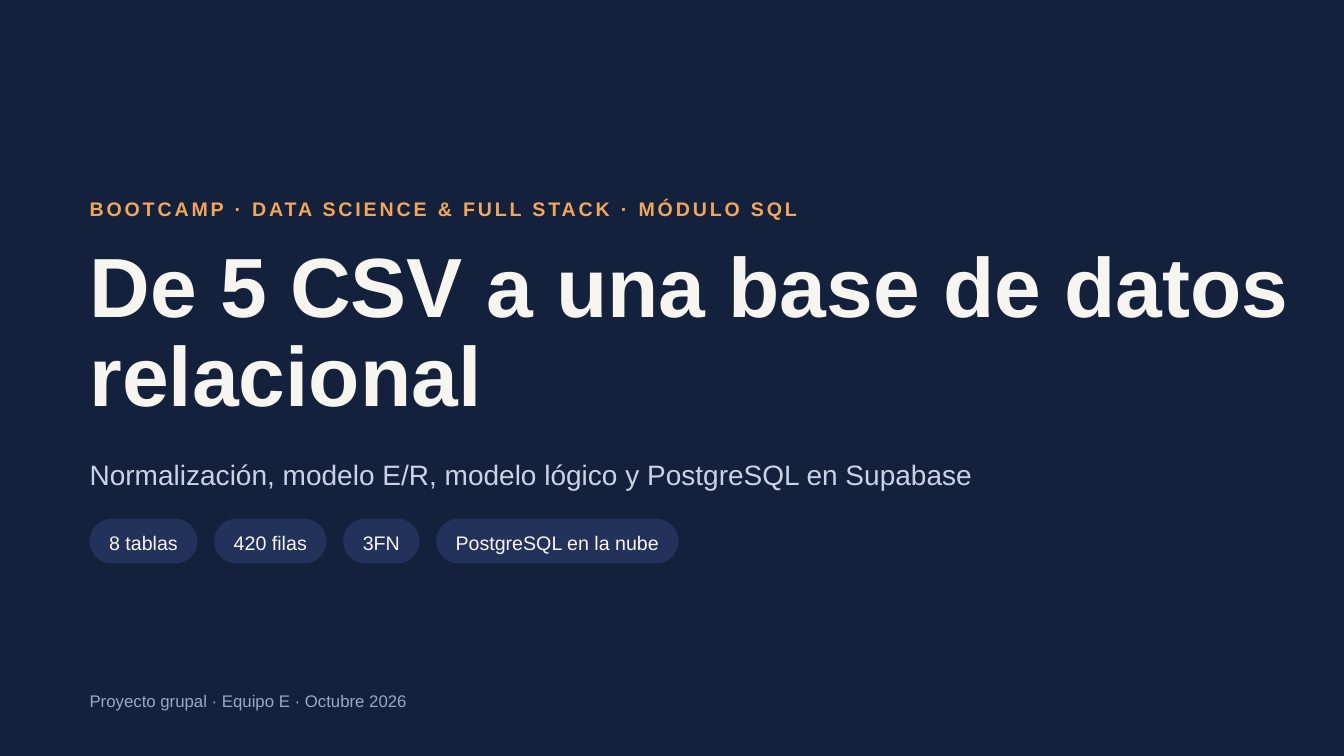
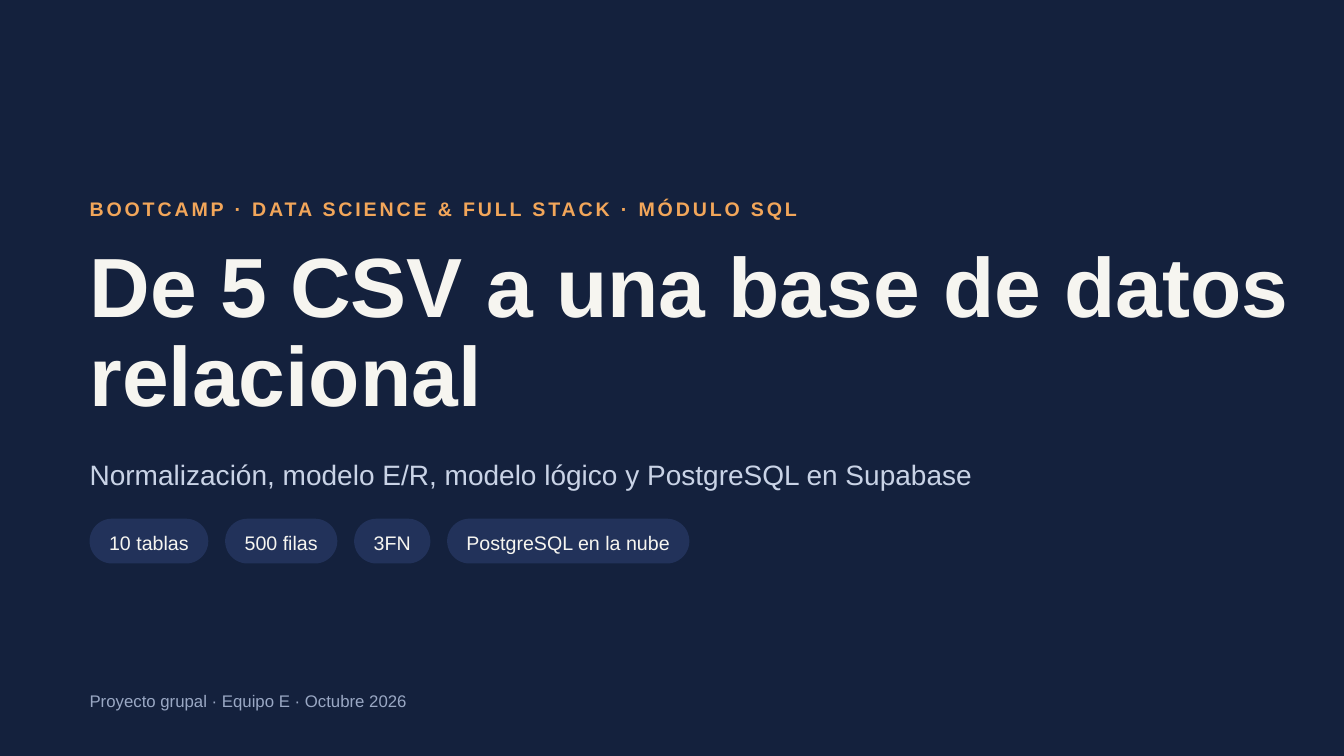
Before and after one commit to palejandra1111-dotcom/ProyectoGrupal-BBDD, a slide deck: slide 1 of docs/Presentacion.pptx. Drawn at 1344x756 pixels with LibreOffice and Linux fonts; fonts in the diff are those of the drawing. Boxes give left, top, right and bottom in pixels: in the first picture for what was removed or moved away, otherwise in the second. Text is boxed around its words. In the diff, an @@ line names an element or a change of style, - is before the commit and + after.

```diff
--- a/docs/Presentacion.pptx
+++ b/docs/Presentacion.pptx
@@ rounded rectangle "10 tablas": place and size @@
-rounded rectangle "10 tablas" at <box>90,519,198,564</box>
+rounded rectangle "10 tablas" at <box>90,519,209,564</box>
@@ text in rounded rectangle at <box>109,535,188,550</box>: text changed @@
-8 tablas
+10 tablas
@@ 3 rounded rectangles: place and size @@
-3 rounded rectangles at <box>215,519,679,564</box>
+3 rounded rectangles at <box>225,519,690,564</box>
@@ text in rounded rectangle at <box>245,535,318,550</box>: text changed @@
-420 filas
+500 filas
```
Also in this commit, not shown: 12 other slides changed, 1 slide added, 1 slide removed, 27 other files.
